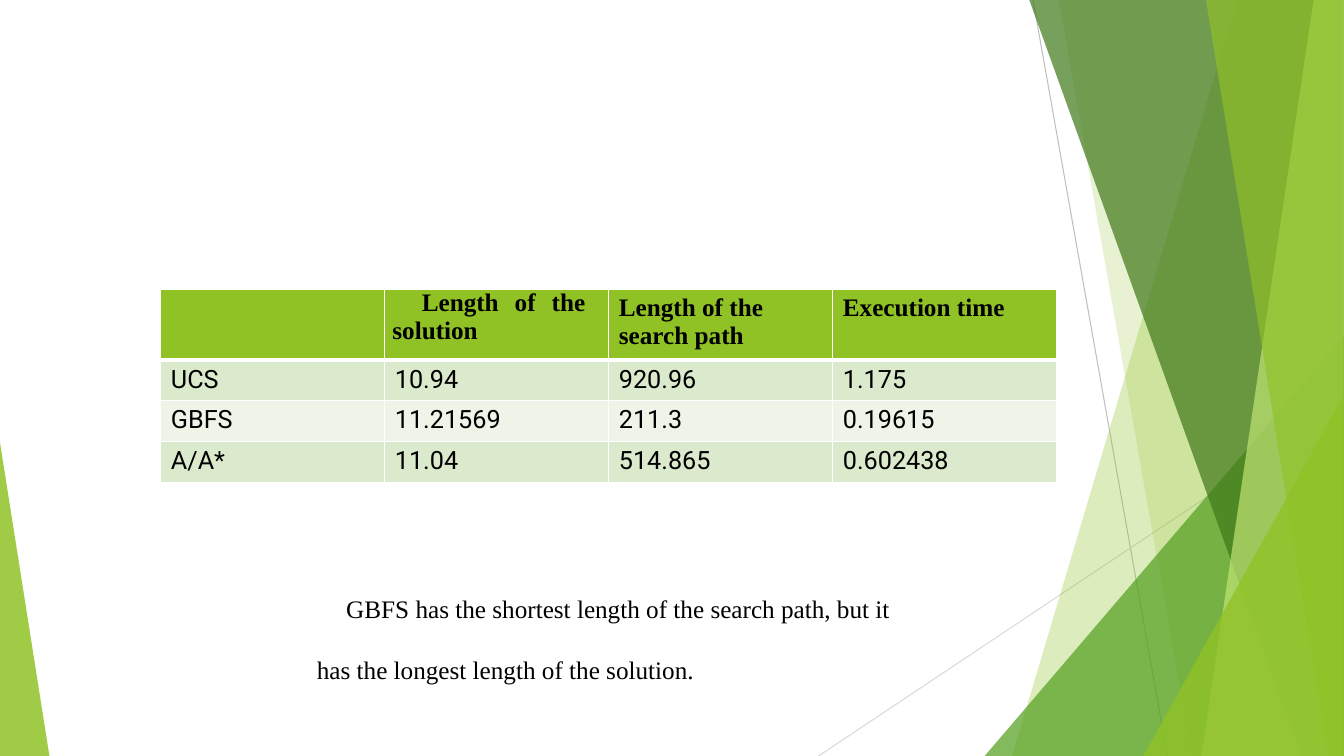
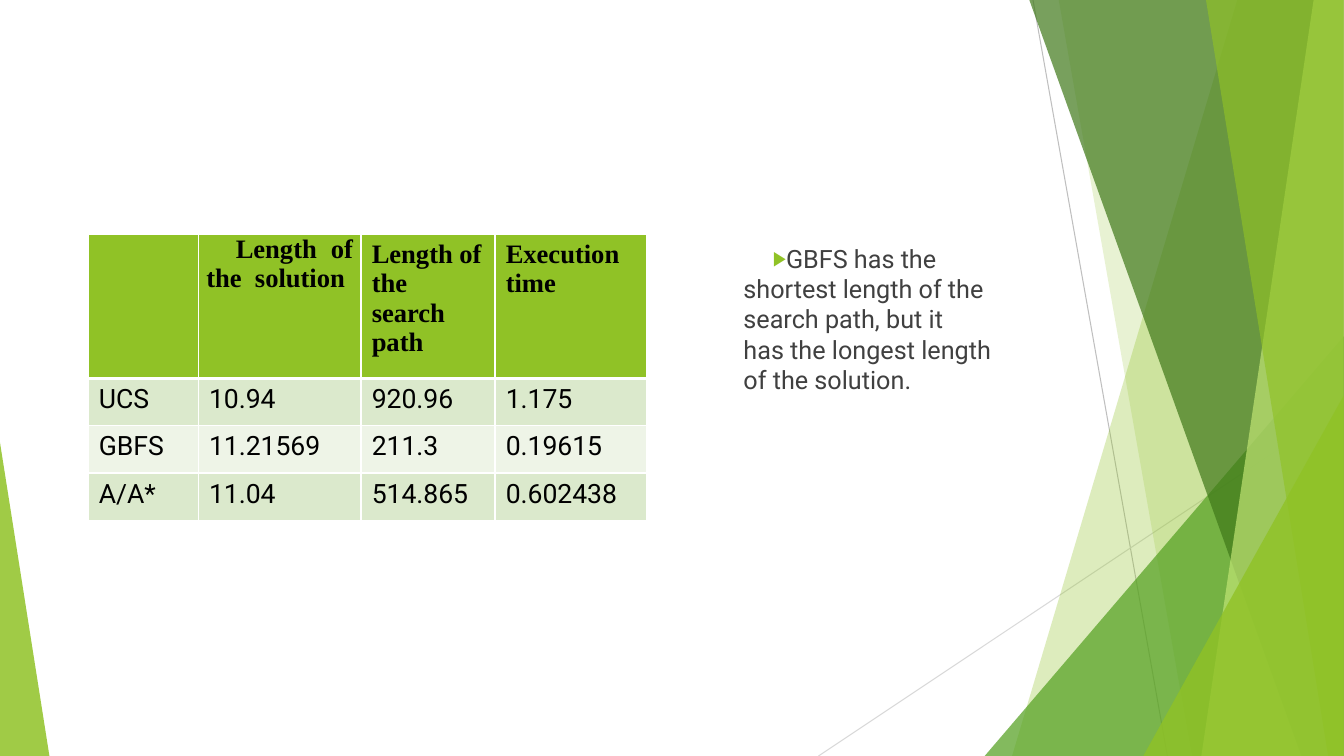
Before and after one commit to LittleNightmare/Mini-project2-for-COMP472, a slide deck: slide 9 of Analysis_sildes.pptx. Drawn at 1344x756 pixels with LibreOffice and Linux fonts; fonts in the diff are those of the drawing. Boxes give left, top, right and bottom in pixels: in the first picture for what was removed or moved away, otherwise in the second. Text is boxed around its words. In the diff, an @@ line names an element or a change of style, - is before the commit and + after.

```diff
--- a/Analysis_sildes.pptx
+++ b/Analysis_sildes.pptx
@@ table at box(88, 235, 645, 521) @@
@@ size 18 to 19 pt @@
@@ table: place and size @@
-table at box(161, 289, 1057, 483)
+table at box(88, 235, 645, 521)
@@ text "GBFS has the shortest length ...": place and size @@
-text "GBFS has the shortest length ..." at box(317, 600, 889, 685)
+text "GBFS has the shortest length ..." at box(743, 249, 991, 390)
@@ text "GBFS has the shortest length ..." at box(743, 249, 991, 390): font Times New Roman to Roboto, text colour #000000 to #404040; bullet none to ▶; line spacing 2 to 1; more space between paragraphs @@
```
Also in this commit, not shown: 6 other slides changed.
